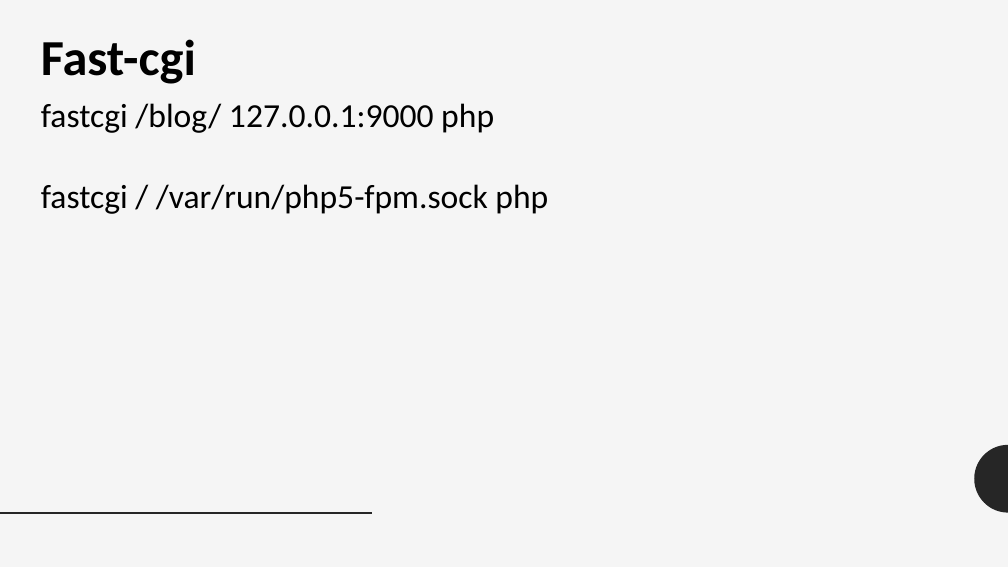
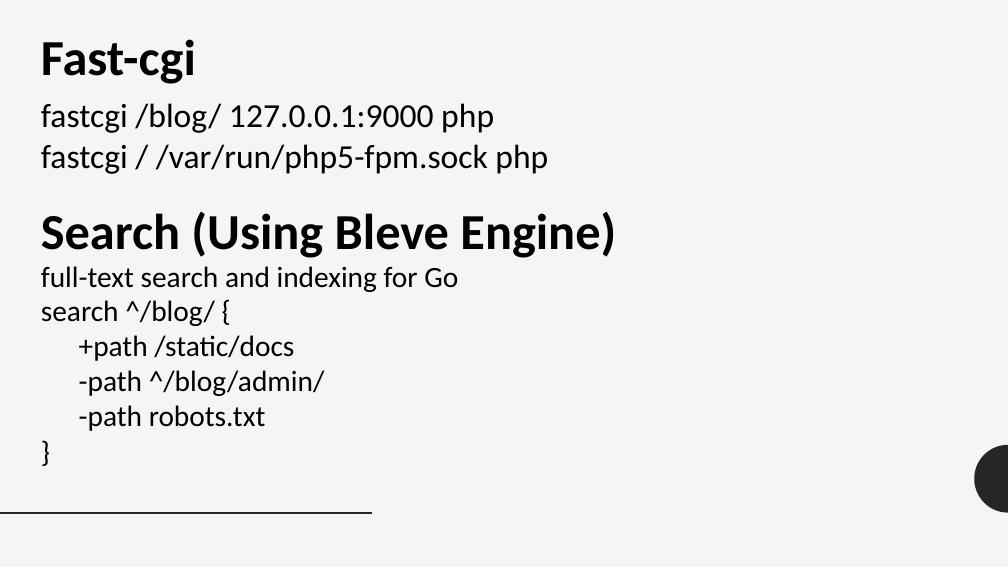
Before and after one commit to hieuha/Caddy-Configuration, a slide deck: slide 11 of 0x1115/Seminar/Jun-11-Caddy-Nginx.pptx. Drawn at 1008x567 pixels with LibreOffice and Linux fonts; fonts in the diff are those of the drawing. Boxes give left, top, right and bottom in pixels: in the first picture for what was removed or moved away, otherwise in the second. Text is boxed around its words. In the diff, an @@ line names an element or a change of style, - is before the commit and + after.

Commit message:
update slides

```diff
--- a/0x1115/Seminar/Jun-11-Caddy-Nginx.pptx
+++ b/0x1115/Seminar/Jun-11-Caddy-Nginx.pptx
@@ text "fastcgi /blog/ 127.0.0.1:9000 php" rewrapped from box(41, 103, 548, 214) to box(41, 103, 548, 174) @@
@@ text added at box(41, 211, 616, 258), 48 pt, text #000000, bold @@
+Search (Using Bleve Engine)
@@ text added at box(41, 266, 458, 292), 28 pt, text #000000 @@
+full-text search and indexing for Go
@@ text added at box(41, 300, 325, 431), 28 pt, text #000000 @@
+search ^/blog/ {
++path /static/docs
+-path ^/blog/admin/
+-path robots.txt
+}
```
Also in this commit, not shown: 2 other slides changed.
